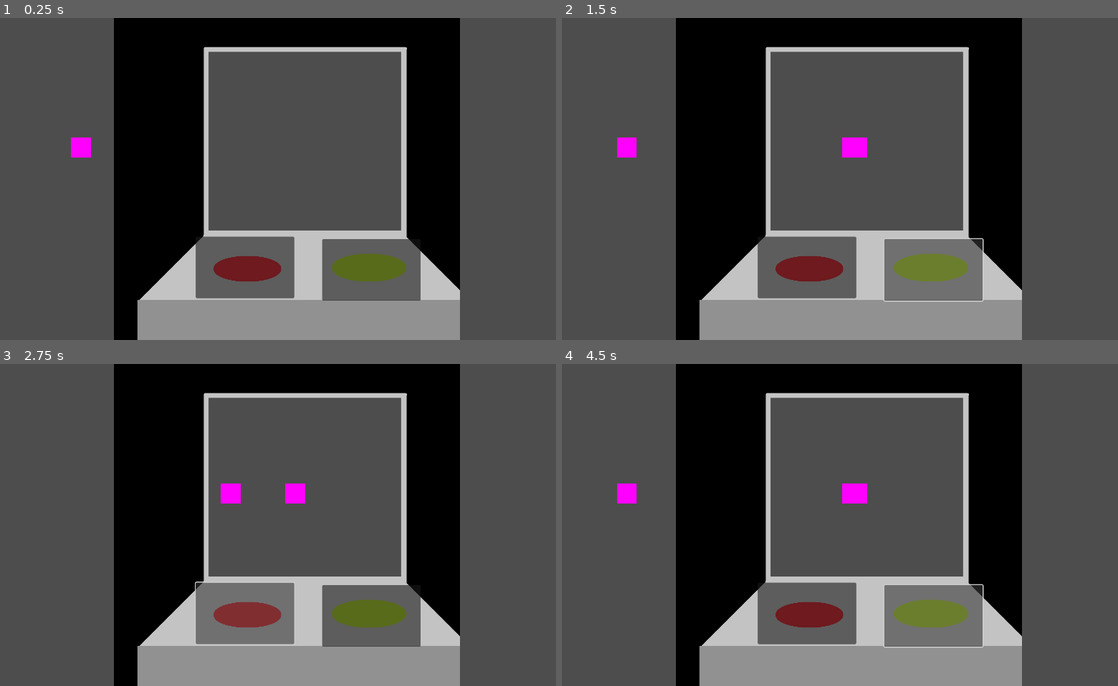
Above: before the commit, frames 1-4 (two rows, left to right).
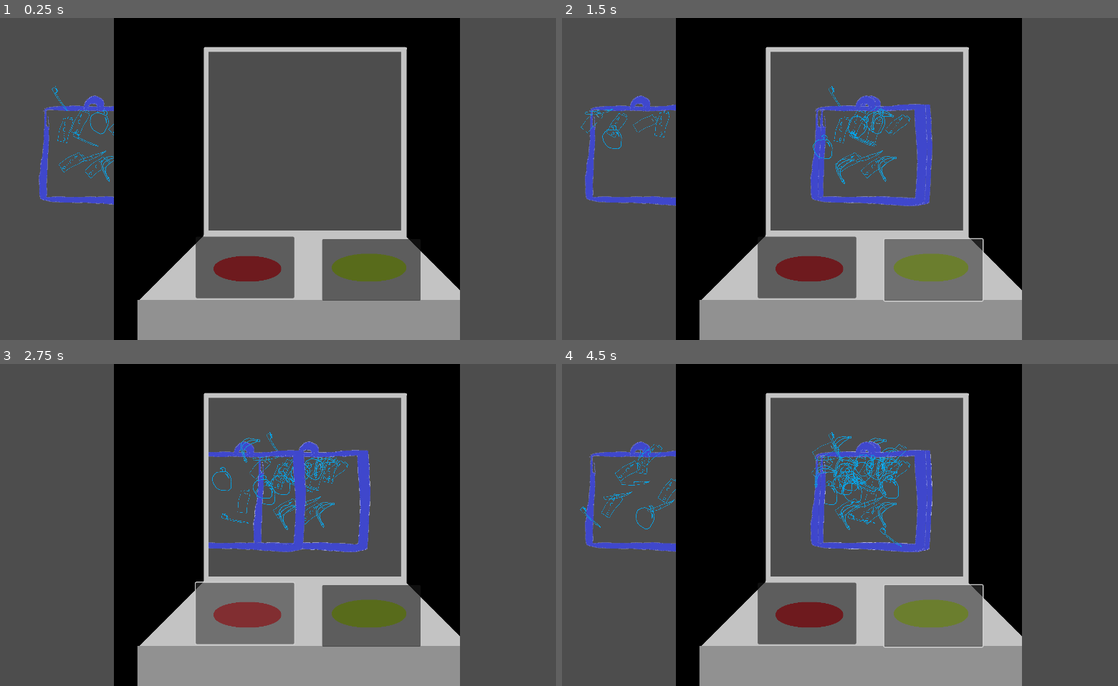
Above: after the commit, the same moments.

Repository: hughoreillyy/game-off-24
Game: Godot game, scene res://Main.tscn
Same seed, same stepped clock (60 frames per second), same inputs: the game is played once before the commit and once after it.
Inputs (mouse positions are in pixels of both pictures, inside the frame that each line leads up to):
- Up to frame 1 (0.25 s): no input
- Up to frame 2 (1.5 s): click (806, 265) at 0.5 s; click (934, 269) at 1.25 s
- Up to frame 3 (2.75 s): click (244, 611) at 2 s
- Up to frame 4 (4.5 s): click (934, 615) at 2.75 s; click (806, 611) at 3.5 s; click (934, 615) at 4.25 s

The runs differ from the first frame. In frame 1, 1.3% of the frame differs, in the area x 6-21%, y 21-58%; in frame 2, 4.2%; in frame 3, 3.6%; in frame 4, 4.7%, in the area x 3-67%, y 21-59%.

Commit message:
Adding verdicts!

Diff:
--- a/new-game-project/bag.tscn
+++ b/new-game-project/bag.tscn
@@ -1,8 +1,7 @@
 [gd_scene load_steps=9 format=3 uid="uid://bxx3dkut84qxa"]
 
 [ext_resource type="Script" path="res://sprite_2d.gd" id="1_12q1s"]
-
-[sub_resource type="PlaceholderTexture2D" id="PlaceholderTexture2D_hut5y"]
+[ext_resource type="Texture2D" uid="uid://6hw16orod2vb" path="res://Greybox/temp_bag.png" id="2_6r1y2"]
 
 [sub_resource type="Animation" id="Animation_pme7w"]
 length = 0.001
@@ -93,12 +92,15 @@
 script = ExtResource("1_12q1s")
 
 [node name="Sprite2D" type="Sprite2D" parent="."]
+scale = Vector2(1.555, 1.555)
 
 [node name="TextureRect" type="TextureRect" parent="Sprite2D"]
-offset_right = 40.0
-offset_bottom = 40.0
-texture = SubResource("PlaceholderTexture2D_hut5y")
+offset_right = 159.0
+offset_bottom = 159.0
+texture = ExtResource("2_6r1y2")
 expand_mode = 1
+
+[node name="ItemRandomizer" type="Node2D" parent="Sprite2D/TextureRect"]
 
 [node name="AnimationPlayer" type="AnimationPlayer" parent="Sprite2D"]
 root_node = NodePath("../TextureRect")
@@ -106,4 +108,19 @@
 "": SubResource("AnimationLibrary_gatb0")
 }
 
+[node name="RichTextLabel" type="RichTextLabel" parent="."]
+z_index = 3
+anchors_preset = 5
+anchor_left = 0.5
+anchor_right = 0.5
+offset_left = 502.0
+offset_top = -62.0
+offset_right = 828.0
+offset_bottom = -22.0
+grow_horizontal = 2
+size_flags_horizontal = 4
+size_flags_vertical = 0
+theme_override_font_sizes/normal_font_size = 22
+fit_content = true
+
 [connection signal="animation_finished" from="Sprite2D/AnimationPlayer" to="." method="_on_animation_player_animation_finished"]
--- a/new-game-project/bag_spawner.gd
+++ b/new-game-project/bag_spawner.gd
@@ -7,14 +7,14 @@
 func _ready() -> void:
 	spawn_bag()
 
-#spawn 1 bag every time you press a button
-func _input(event: InputEvent) -> void:
-	if event.is_action_pressed("next"):
-		spawn_bag()
+##spawn 1 bag every time you press a button
+#func _input(event: InputEvent) -> void:
+	#if event.is_action_pressed("next"):
+		#spawn_bag()
 
 func spawn_bag() -> void:
 	var bag = BagScene.instantiate()
-	bag.position = Vector2(100, 200)
+	bag.position = Vector2(30, 100)
 	add_child(bag)
 	print("spawned 1 bag")
 	current_bag = bag
--- a/new-game-project/sprite_2d.gd
+++ b/new-game-project/sprite_2d.gd
@@ -3,27 +3,88 @@
 @onready var animation_player: AnimationPlayer = $Sprite2D/AnimationPlayer
 @export var allowed: bool = true
 @export var active_bag: bool = false
+@export var contraband_present: bool = false
+@onready var BagNode = $Sprite2D/TextureRect  # Reference to the bag node
+@onready var label: RichTextLabel = $RichTextLabel
+
+var item_sprites: Array = []
+var random_item: Texture
+
 
 func _ready() -> void:
-	allowed = bool(randf() < 0.3)
+	contraband_present = bool(randf() < 0.3)
 	move()
 
-#SET COLOURS based on guilT
-#func _process(delta: float) -> void:
-	#if allowed:
+	#color randomize for debug
+	#if contraband_present:
 		#modulate = Color(1, 0, 0)
 	#else:
 		#modulate = Color(0, 1, 0)
 
-func _input(event: InputEvent) -> void:
-	if event.is_action_pressed("next"):
-		move()
+	var item_number = randf_range(1,11)
+	if contraband_present == true:
+		preload_images("res://Greybox/Items/Guilty/")
+		spawn_multiple_items(item_number)
+		print("contrabrand present")
+
+	preload_images("res://Greybox/Items/Innocent/")
+
+	spawn_multiple_items(item_number)
+
+#image preload innocent items
+func preload_images(folder_path: String) -> void:
+	var dir = DirAccess.open(folder_path)
+	if dir != null:
+		dir.list_dir_begin()
+		var file_name = dir.get_next()
+		while file_name != "":
+			if file_name.ends_with(".png"):
+				var sprite = ResourceLoader.load(folder_path + "/" + file_name)
+				if sprite:
+					item_sprites.append(sprite)
+					#print("Preloaded:", file_name)
+			file_name = dir.get_next()
+
+		dir.list_dir_end()
+
+		#print("Preload successful")
+	#else:
+		#print("Failed to open directory:", folder_path)
+
+# item spawning within the bag
+func spawn_multiple_items(item_count: int) -> void:
+	if item_sprites.size() == 0:
+		#print("No items to spawn!")
+		return
+
+	# Define the maximum size for each item as a percentage of the bag size
+	var max_item_size = BagNode.size * 0.25  # 25% of bag size
+
+	for i in range(item_count):
+		var random_index = randi() % item_sprites.size()
+		random_item = item_sprites[random_index]
+
+		var sprite = Sprite2D.new()
+		sprite.texture = random_item
+
+		var original_size = sprite.texture.get_size()
+		var scale_factor = min(max_item_size.x / original_size.x, max_item_size.y / original_size.y)
+		sprite.scale = Vector2(scale_factor, scale_factor)
+		sprite.rotation = randf()
+		sprite.position = Vector2(
+			randf_range(10, BagNode.size.x - sprite.texture.get_size().x * scale_factor - 10),
+			randf_range(10, BagNode.size.y - sprite.texture.get_size().y * scale_factor - 10)
+		)
+
+		BagNode.add_child(sprite)
+		#print("Spawned item:", random_item)
+
 
 #despawn bags which are done / offscreen
 func _on_animation_player_animation_finished(anim_name: StringName) -> void:
 	if anim_name == "enter":
 		animation_player.play("idle")
-		print("idle playing")
+		#print("idle playing")
 
 	if anim_name == "denied":
 		queue_free()
@@ -38,8 +99,28 @@
 		if allowed:
 			animation_player.play("accepted")
 			active_bag == false
+			consequence()
 		else:
 			animation_player.play("denied")
 			active_bag == false
+			consequence()
 	else:
 		animation_player.play("enter")  # Play 'enter' animation or other logic
+
+
+func consequence():
+	if contraband_present and allowed == false:
+		label.append_text("Correct verdict")
+		label.modulate = Color(0, 1, 0)
+
+	if contraband_present and allowed == true:
+		label.append_text("Incorrect verdict")
+		label.modulate = Color(1, 0, 0)
+
+	if contraband_present == false and allowed:
+		label.append_text("Correct verdict")
+		label.modulate = Color(0, 1, 0)
+
+	if contraband_present == false and allowed == false:
+		label.append_text("Incorrect verdict")
+		label.modulate = Color(1, 0, 0)
Binary file added: new-game-project/Greybox/Items/Guilty/temp_acid.png
Not shown, added: new-game-project/Greybox/Items/Guilty/temp_acid.png.import
Binary file added: new-game-project/Greybox/Items/Guilty/temp_knife.png
Not shown, added: new-game-project/Greybox/Items/Guilty/temp_knife.png.import
Binary file added: new-game-project/Greybox/Items/Innocent/banana-removebg-preview.png
Not shown, added: new-game-project/Greybox/Items/Innocent/banana-removebg-preview.png.import
Binary file added: new-game-project/Greybox/Items/Innocent/temp_apple.png
Not shown, added: new-game-project/Greybox/Items/Innocent/temp_apple.png.import
Binary file added: new-game-project/Greybox/Items/Innocent/temp_toothbrush.png
Not shown, added: new-game-project/Greybox/Items/Innocent/temp_toothbrush.png.import
Binary file added: new-game-project/Greybox/Items/Innocent/temp_water.png
Not shown, added: new-game-project/Greybox/Items/Innocent/temp_water.png.import
(and 2 more such lines)
